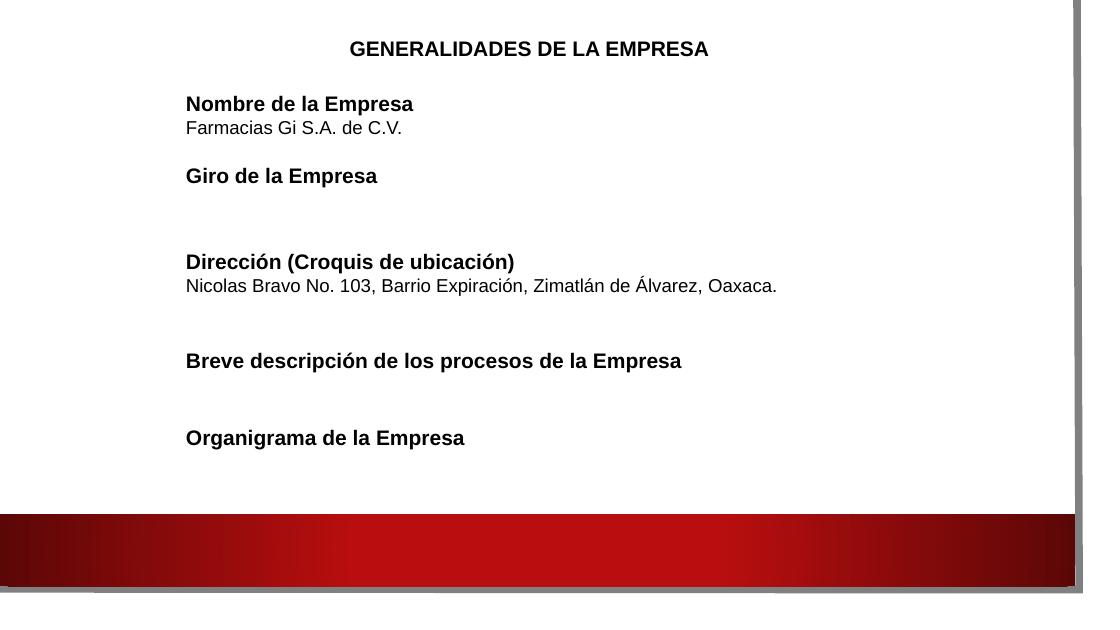
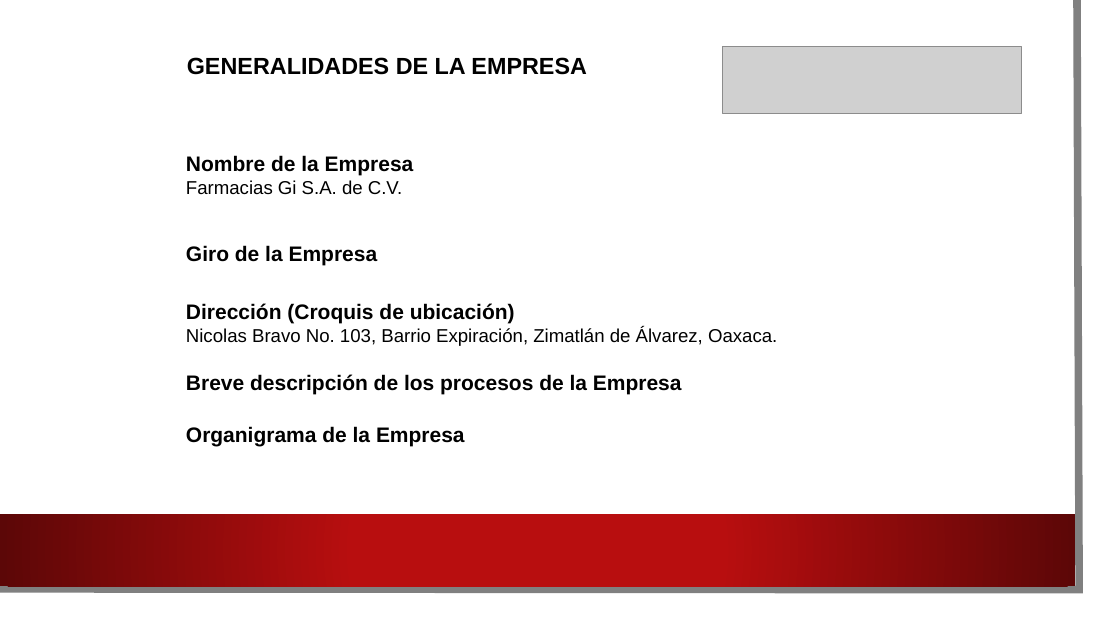
Before and after one commit to HeberZabdiel/FarmaciaGiDocumentos, a slide deck: slide 2 of Presentacion asesor uno.pptx (slide 3 before the commit). Drawn at 1120x630 pixels with LibreOffice and Linux fonts; fonts in the diff are those of the drawing; grey boxes stand for pictures; background and template pictures are left out. Boxes give left, top, right and bottom in pixels: in the first picture for what was removed or moved away, otherwise in the second. Text is boxed around its words. In the diff, an @@ line names an element or a change of style, - is before the commit and + after.

```diff
--- a/Presentacion asesor uno.pptx
+++ b/Presentacion asesor uno.pptx
@@ text "GENERALIDADES DE LA EMPRESA": place and size @@
-text "GENERALIDADES DE LA EMPRESA" at (350,41,709,57)
+text "GENERALIDADES DE LA EMPRESA" at (187,57,587,75)
@@ text "GENERALIDADES DE LA EMPRESA" at (187,57,587,75): size 18 to 20 pt @@
@@ picture added at (723,46,1022,113) @@
@@ text "Nombre de la Empresa": place and size @@
-text "Nombre de la Empresa" at (186,95,414,135)
+text "Nombre de la Empresa" at (186,155,414,195)
@@ text "Giro de la Empresa": place and size @@
-text "Giro de la Empresa" at (186,167,378,187)
+text "Giro de la Empresa" at (186,245,378,265)
@@ text "Dirección (Croquis de ubicación)": place and size @@
-text "Dirección (Croquis de ubicación)" at (186,253,777,296)
+text "Dirección (Croquis de ubicación)" at (186,303,777,346)
@@ text "Breve descripción de los procesos ...": place and size @@
-text "Breve descripción de los procesos ..." at (186,352,682,373)
+text "Breve descripción de los procesos ..." at (186,374,682,395)
@@ text "Organigrama de la Empresa": place and size @@
-text "Organigrama de la Empresa" at (186,429,465,450)
+text "Organigrama de la Empresa" at (186,426,465,446)
```
Also in this commit, not shown: 7 other slides changed, 1 slide removed.
